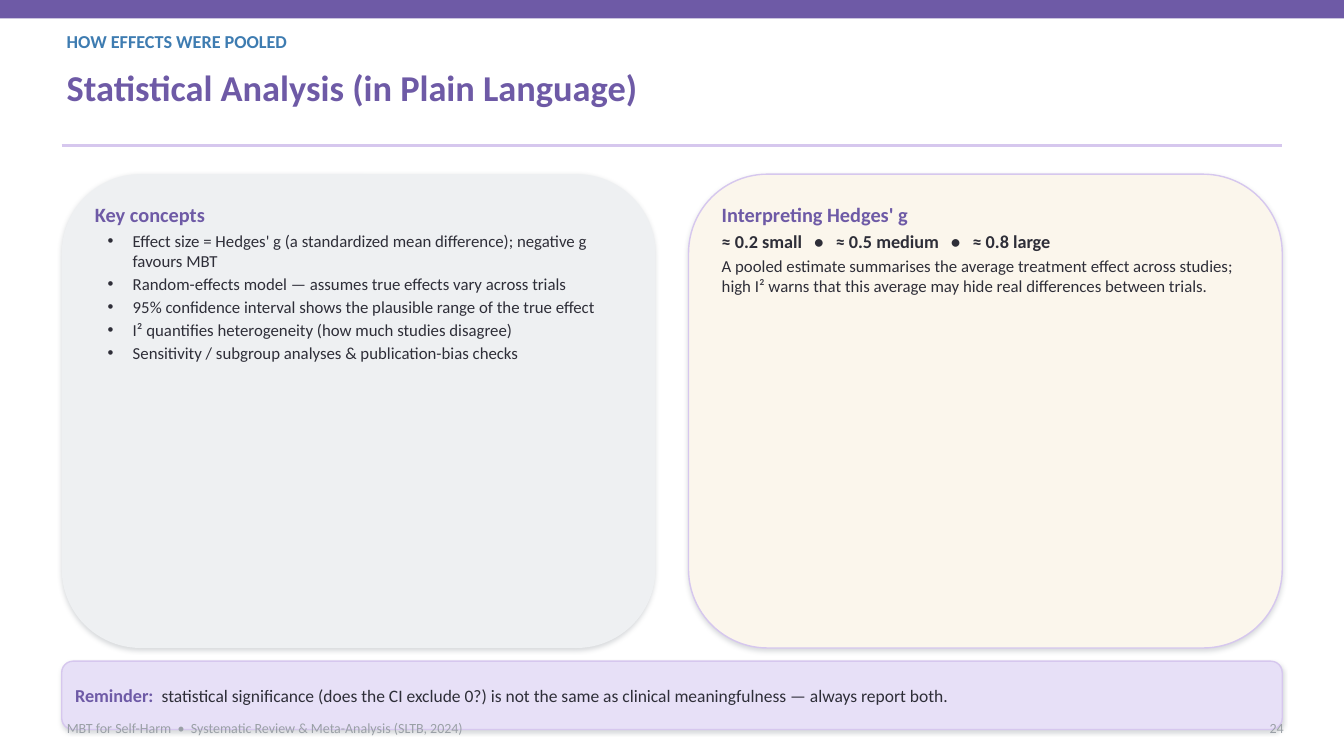
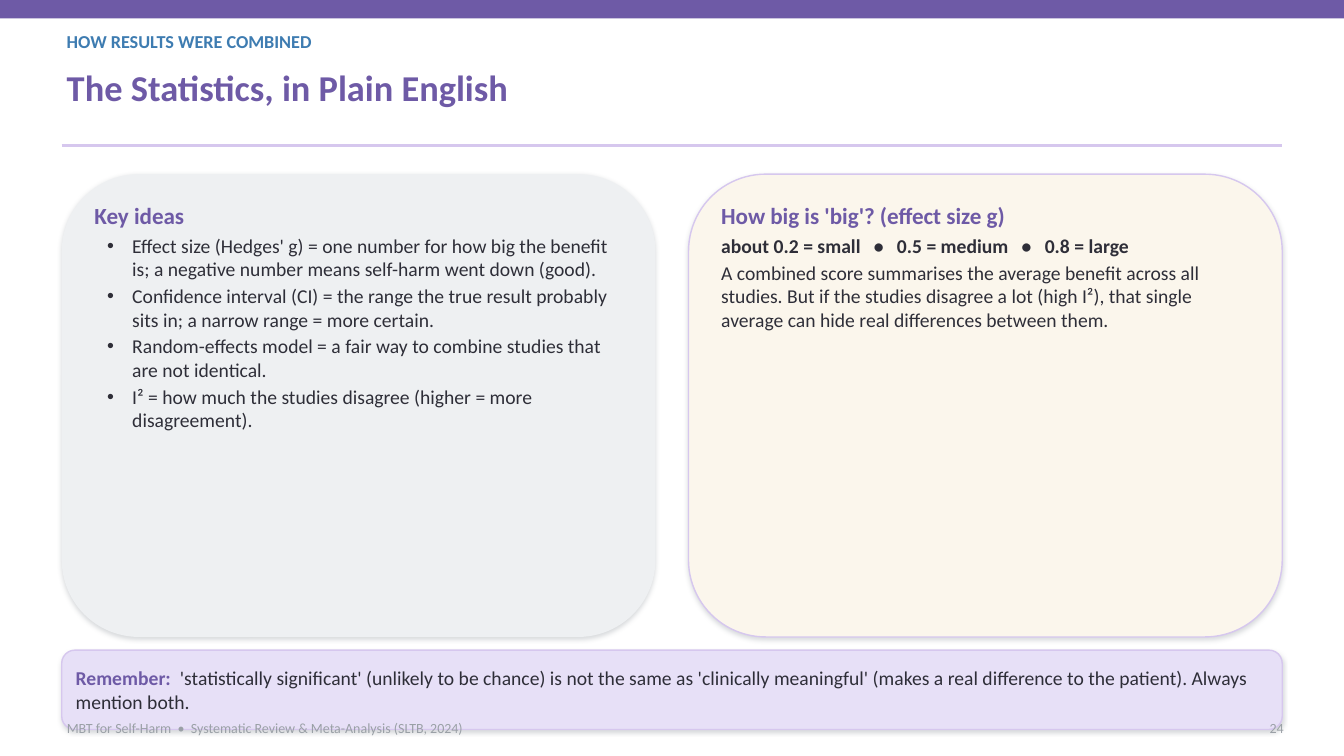
Before and after one commit to tejasdangodra786-byte/Dango-kiro, a slide deck: slide 24 of Journal_Club_MBT_SelfHarm.pptx. Drawn at 1344x756 pixels with LibreOffice and Linux fonts; fonts in the diff are those of the drawing. Boxes give left, top, right and bottom in pixels: in the first picture for what was removed or moved away, otherwise in the second. Text is boxed around its words. In the diff, an @@ line names an element or a change of style, - is before the commit and + after.

Commit message:
Revise deck: 14pt body text, simpler language with plain meanings in brackets, and plain-language captions under every graph
- Sub-topic/body text set to 14pt (headings unchanged)
- Difficult terms explained in brackets (e.g., mentalizing = 'reading minds')
- Every chart/diagram now has a 'What this shows' caption in simple language
- Content reorganized for clearer, more detailed flow; verified effect sizes retained (g=-0.82 self-harm, -1.08 BPD, -1.10 depression)

```diff
--- a/Journal_Club_MBT_SelfHarm.pptx
+++ b/Journal_Club_MBT_SelfHarm.pptx
@@ text at box(67, 36, 312, 48): text changed @@
-HOW EFFECTS WERE POOLED
+HOW RESULTS WERE COMBINED
@@ text at box(67, 75, 508, 107): text changed @@
-Statistical Analysis (in Plain Language)
+The Statistics, in Plain English
@@ rounded rectangle "Key ideas": place and size @@
-rounded rectangle "Key ideas" at box(62, 174, 655, 648)
+rounded rectangle "Key ideas" at box(62, 174, 655, 637)
@@ rounded rectangle "How big is 'big'? (effect ...": place and size @@
-rounded rectangle "How big is 'big'? (effect ..." at box(689, 174, 1282, 648)
+rounded rectangle "How big is 'big'? (effect ..." at box(689, 174, 1282, 637)
@@ text in rounded rectangle at box(94, 208, 607, 431): text changed; size 12 to 14 pt @@
-Key concepts
-• Effect size = Hedges' g (a standardized mean difference); negative g favours MBT
-• Random-effects model — assumes true effects vary across trials
-• 95% confidence interval shows the plausible range of the true effect
-• I² quantifies heterogeneity (how much studies disagree)
-• Sensitivity / subgroup analyses & publication-bias checks
+Key ideas
+• Effect size (Hedges' g) = one number for how big the benefit is; a negative number means self-harm went down (good).
+• Confidence interval (CI) = the range the true result probably sits in; a narrow range = more certain.
+• Random-effects model = a fair way to combine studies that are not identical.
+• I² = how much the studies disagree (higher = more disagreement).
@@ text in rounded rectangle at box(721, 207, 1199, 331): text changed; size 12 to 14 pt @@
-Interpreting Hedges' g
-≈ 0.2 small • ≈ 0.5 medium • ≈ 0.8 large
-A pooled estimate summarises the average treatment effect across studies; high I² warns that this average may hide real differences between trials.
+How big is 'big'? (effect size g)
+about 0.2 = small • 0.5 = medium • 0.8 = large
+A combined score summarises the average benefit across all studies. But if the studies disagree a lot (high I²), that single average can hide real differences between them.
@@ rounded rectangle "Remember: 'statistically significant' (unlikely to ...": place and size @@
-rounded rectangle "Remember: 'statistically significant' (unlikely to ..." at box(62, 661, 1282, 730)
+rounded rectangle "Remember: 'statistically significant' (unlikely to ..." at box(62, 650, 1282, 730)
@@ text in rounded rectangle at box(76, 671, 1247, 709): text changed; size 12.5 to 14 pt @@
-Reminder: statistical significance (does the CI exclude 0?) is not the same as clinical meaningfulness — always report both.
+Remember: 'statistically significant' (unlikely to be chance) is not the same as 'clinically meaningful' (makes a real difference to the patient). Always mention both.
```
Also in this commit, not shown: 39 other slides changed, 3 slides added, 3 slides removed, 1 other file.
